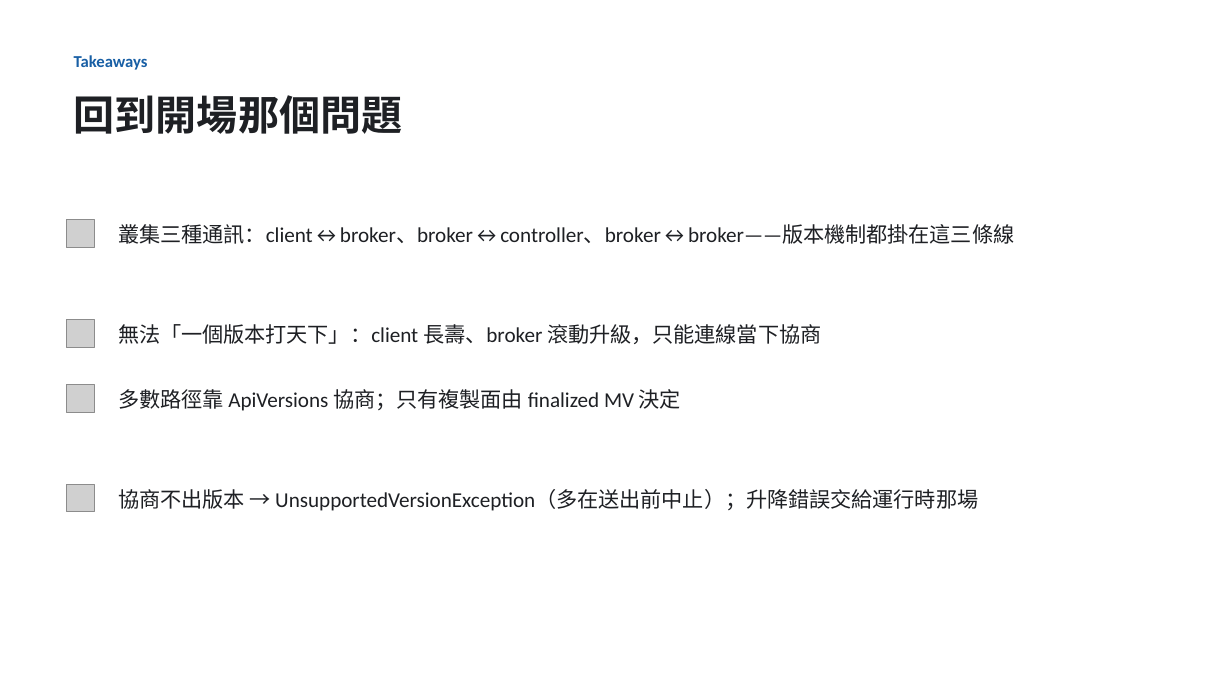
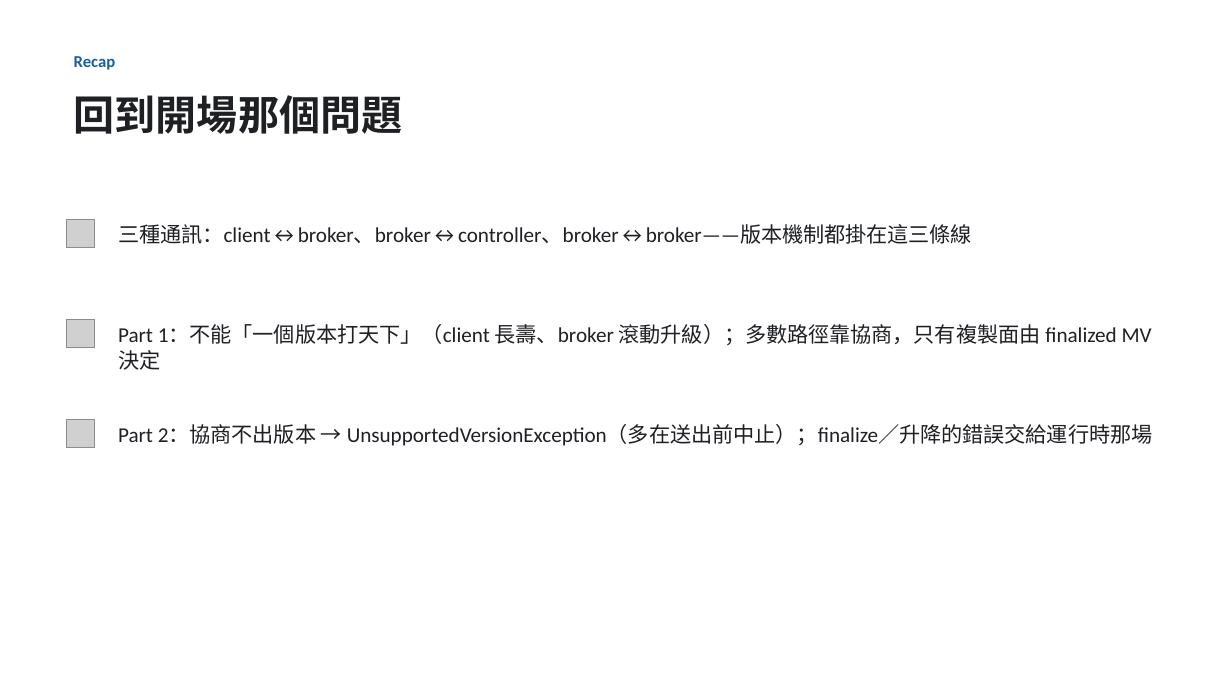
Before and after one commit to unknowntpo/kafka, a slide deck: slide 16 of study/version-control/kafka-version-negotiation.pptx (slide 15 before the commit). Drawn at 1232x693 pixels with LibreOffice and Linux fonts; fonts in the diff are those of the drawing; grey boxes stand for pictures. Boxes give left, top, right and bottom in pixels: in the first picture for what was removed or moved away, otherwise in the second. Text is boxed around its words. In the diff, an @@ line names an element or a change of style, - is before the commit and + after.

Commit message:
study(version-control): 加 TOC 與 Recap、去縮寫、地圖標非窮舉
- 標題後加「本場大綱」TOC（兩段 + 隨堂考），結尾 Takeaways 改為 Recap 對映兩段
- Fetch 舉例改用全名（consumer/replica、client↔broker/broker↔broker），不用 cb/bb
- 地圖標明 broker↔controller 等各列為代表性、非窮舉（加 AlterPartition、轉發 admin…）；16 張
- talk-outline.md 同步

```diff
--- a/study/version-control/kafka-version-negotiation.pptx
+++ b/study/version-control/kafka-version-negotiation.pptx
@@ text at <box>74,56,116,70</box>: text changed @@
-Takeaways
+Recap
@@ text at <box>118,224,972,244</box>: text changed @@
-叢集三種通訊：client↔broker、broker↔controller、broker↔broker——版本機制都掛在這三條線
+三種通訊：client↔broker、broker↔controller、broker↔broker——版本機制都掛在這三條線
@@ text at <box>118,324,1152,370</box>: text changed @@
-無法「一個版本打天下」：client 長壽、broker 滾動升級，只能連線當下協商
+Part 1：不能「一個版本打天下」（client 長壽、broker 滾動升級）；多數路徑靠協商，只有複製面由 finalized MV 決定
@@ text removed at <box>118,389,681,411</box> @@
-多數路徑靠 ApiVersions 協商；只有複製面由 finalized MV 決定
@@ picture: place and size @@
-picture at <box>67,384,94,412</box>
+picture at <box>67,420,94,447</box>
@@ text at <box>118,424,1153,446</box>: text changed @@
-協商不出版本 → UnsupportedVersionException（多在送出前中止）；升降錯誤交給運行時那場
+Part 2：協商不出版本 → UnsupportedVersionException（多在送出前中止）；finalize／升降的錯誤交給運行時那場
@@ picture removed at <box>67,484,94,512</box> @@
```
Also in this commit, not shown: 2 other slides changed, 1 slide added, 2 other files.
